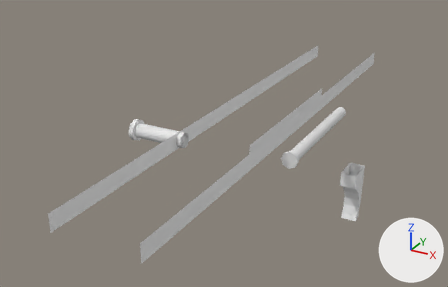
Two versions of the COLLADA model art/meshes/props/weapons/assault_rifles/SCAR/SCAR-Core.dae, one commit apart.
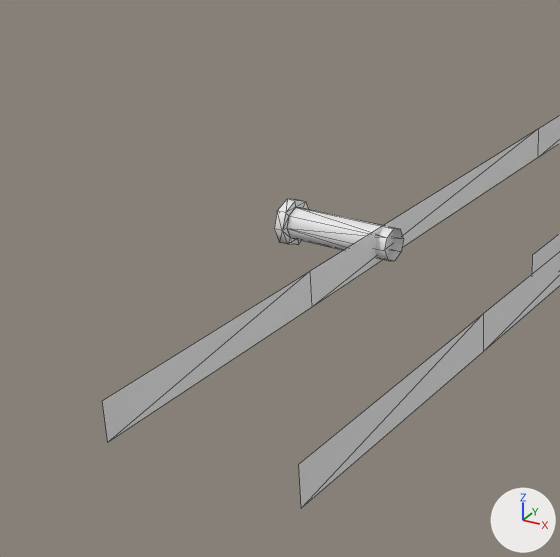
Old and new are each drawn whole from a 50 mm camera at (0.281, -1.063, 0.325) aimed at (-0.087, -0.394, -0.01) and again close up on the part from 0% to 59% of the width and 9% to 100% of the height. Every picture has the same lights, and +X, +Y and +Z are marked at lower right. The close-ups show mesh edges as thin lines. Vertices at the same position are counted once.

In view in the first close-up: 'SCAR- Rail_Ready'.
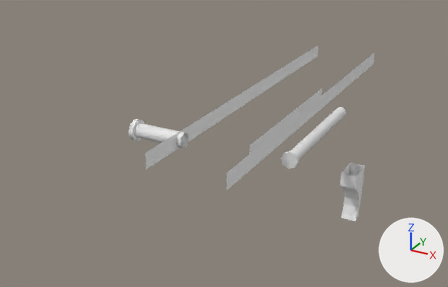
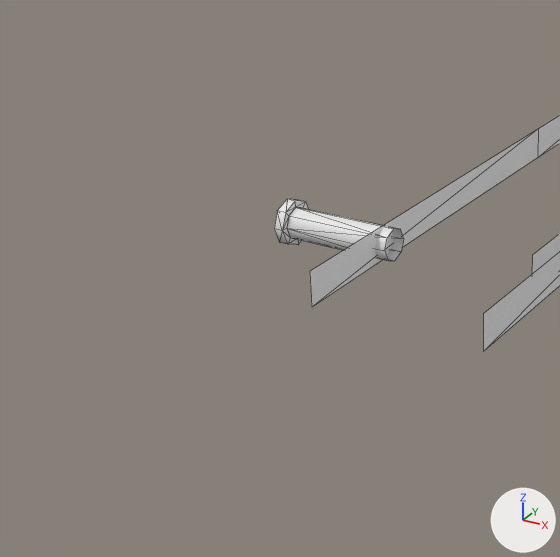
What differs and where, as boxes [x1, y1, x2, y2] in the close-ups (560 x 557 px):
'SCAR- Rail_Ready', reshaped
    before: [103, 116, 560, 508]
    after: [274, 116, 560, 351]
part 1 of me_cilindro_023, deleted
    before: [103, 271, 312, 442]
part 2 of me_cilindro_023, deleted
    before: [299, 314, 483, 508]

The change, as a diff of the scene's bpy script:
```diff
--- a/art/meshes/props/weapons/assault_rifles/SCAR/SCAR-Core.dae.py
+++ b/art/meshes/props/weapons/assault_rifles/SCAR/SCAR-Core.dae.py
@@ me_cilindro_023 @@
 me_cilindro_023.from_pydata(...)  # 119 vertices, 176 faces; spans x -0.101..0.044, y -0.759..-0.048, z -0.268..0.083
 # used by ob_scar__rail_ready; location = (0.0, 0.0, 0.0)
 # verts and faces of me_cilindro_023; kept vertices keep their numbers, new ones are numbered from 119
 # before: 35 (-0.044, -0.759, 0.062) at pixel (107, 442), 36 (-0.044, -0.759, 0.08) at pixel (102, 400), 37 (-0.044, -0.628, 0.08) at pixel (309, 271), 39 (-0.044, -0.628, 0.062) at pixel (311, 307)
 # before: 80 (0.044, -0.759, 0.062) at pixel (301, 508), 81 (0.044, -0.759, 0.08) at pixel (298, 464), 82 (0.044, -0.628, 0.08) at pixel (483, 313), 84 (0.044, -0.628, 0.062) at pixel (483, 351)
+# me_cilindro_023 part 1
+delete_vertices([35, 36])  # with the faces that use them
+# me_cilindro_023 part 2
+delete_vertices([80, 81])  # with the faces that use them
 me_cilindro_023.materials.append(mat_scar___barrel)
```
